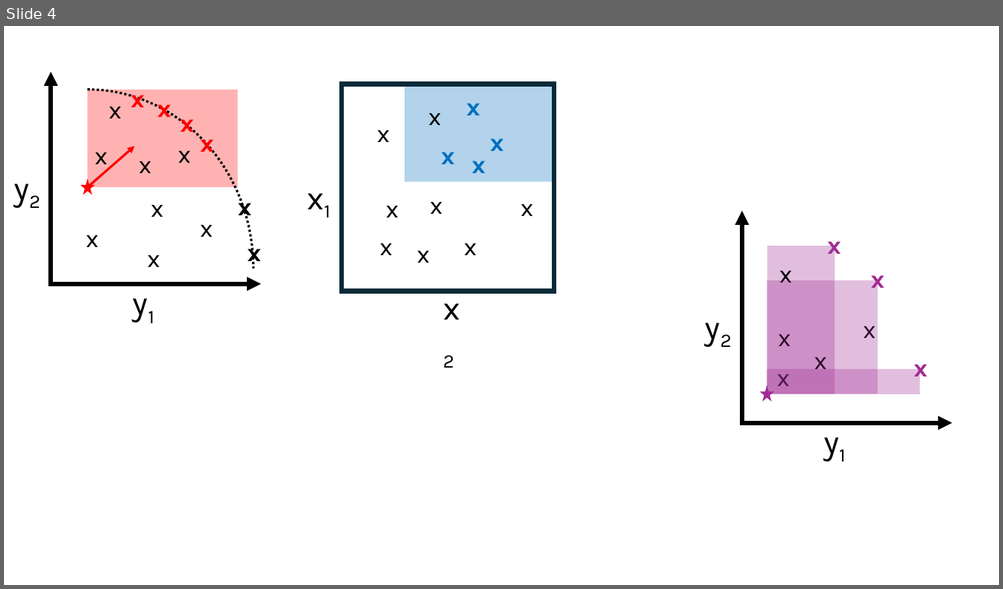
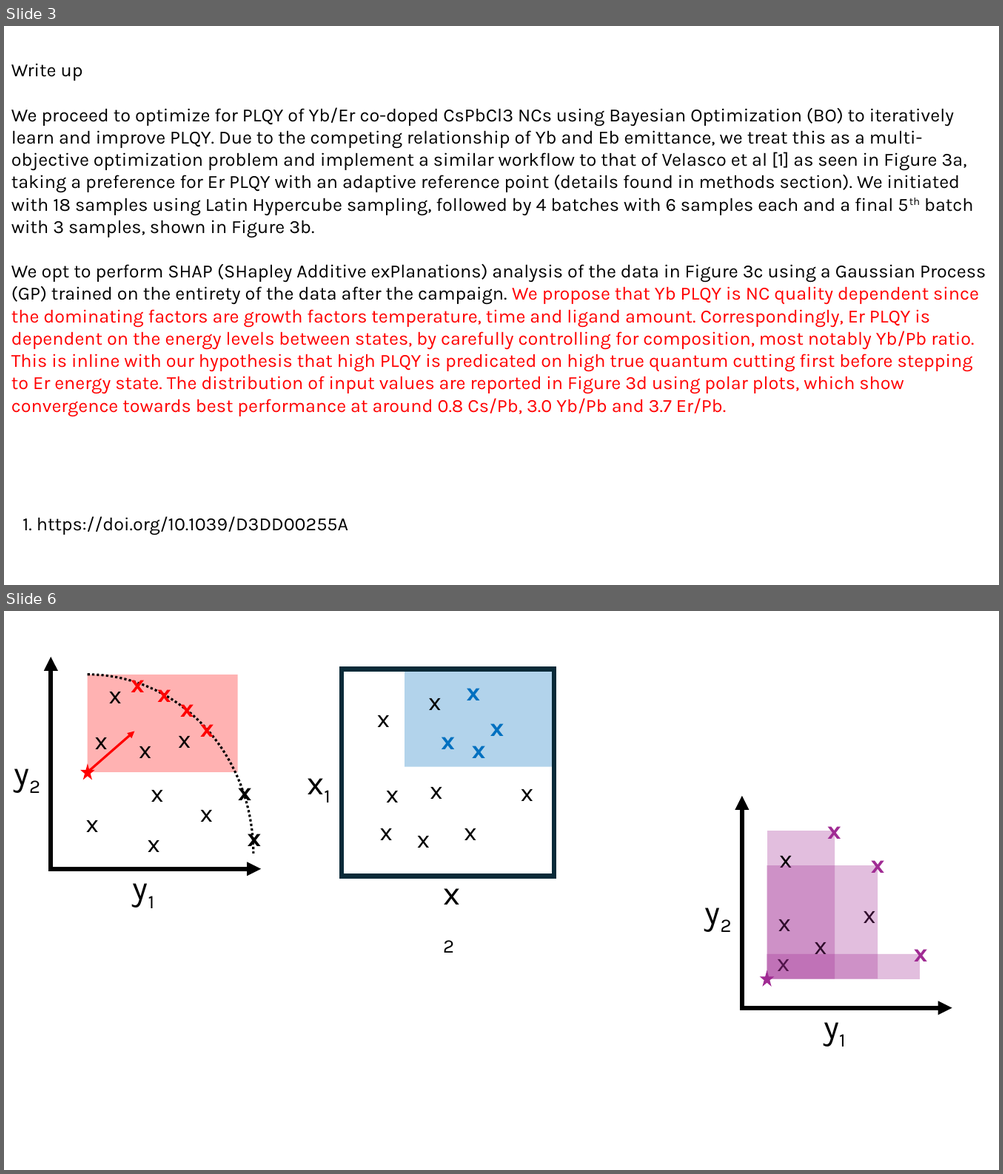
Before and after one commit to andrelowky/Optimization-of-Yb-Er-co-doped-CsPbCl3-NCs-with-DGPAM-ligands, a slide deck: codoping fig 3.pptx. Shown one above the other, each under a label of ours: slide 4 before the commit, slides 3 and 6 after it; the slides between them are not shown. The pictures are 1003x589 and 1003x1174 pixels, drawn with LibreOffice and Linux fonts; fonts in the diff are those of the drawing. Boxes give left, top, right and bottom in pixels: in the first picture for what was removed or moved away, otherwise in the second. Text is boxed around its words. In the diff, an @@ line names an element or a change of style, - is before the commit and + after.

```diff
--- a/codoping fig 3.pptx
+++ b/codoping fig 3.pptx
@@ slide 3 added at <box>4,26,999,585</box>, background #FFFFFF @@
@@ text added at <box>11,63,985,417</box>, 18 pt, text #000000 @@
+Write up
+We proceed to optimize for PLQY of Yb/Er co-doped CsPbCl3 NCs using Bayesian Optimization (BO) to iteratively learn and improve PLQY. Due to the competing relationship of Yb and Eb emittance, we treat this as a multi-objective optimization problem and implement a similar workflow to that of Velasco et al [1] as seen in Figure 3a, taking a preference for Er PLQY with an adaptive reference point (details found in methods section). We initiated with 18 samples using Latin Hypercube sampling, followed by 4 batches with 6 samples each and a final 5th batch with 3 samples, shown in Figure 3b.
+We opt to perform SHAP (SHapley Additive exPlanations) analysis of the data in Figure 3c using a Gaussian Process (GP) trained on the entirety of the data after the campaign. We propose that Yb PLQY is NC quality dependent since the dominating factors are growth factors temperature, time and ligand amount. Correspondingly, Er PLQY is dependent on the energy levels between states, by carefully controlling for composition, most notably Yb/Pb ratio. This is inline with our hypothesis that high PLQY is predicated on high true quantum cutting first before stepping to Er energy state. The distribution of input values are reported in Figure 3d using polar plots, which show convergence towards best performance at around 0.8 Cs/Pb, 3.0 Yb/Pb and 3.7 Er/Pb.
@@ text added at <box>22,517,348,536</box>, 18 pt, text #000000 @@
+1. https://doi.org/10.1039/D3DD00255A
@@ what was slide 4 is now slide 6 @@
```
Also in this commit, not shown: 2 slides changed, 2 other slides added, 1 slide removed.
